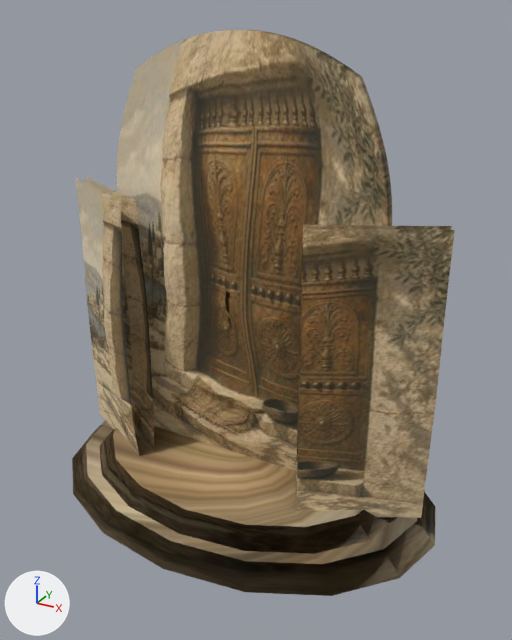
Two versions of the glTF model assets/models/scenes/to-the-ends-of-the-earth-9.glb, one commit apart.
The view is the same before and after, from a 50 mm camera at (2.09, -3.64, 3.1) aimed at (0.11, -0.04, 1.3). Arrows for +X, +Y and +Z are at lower left; the lights stay in place. The older version comes first.

Names of what the first picture shows: 'PaintingSculptureMonument'.
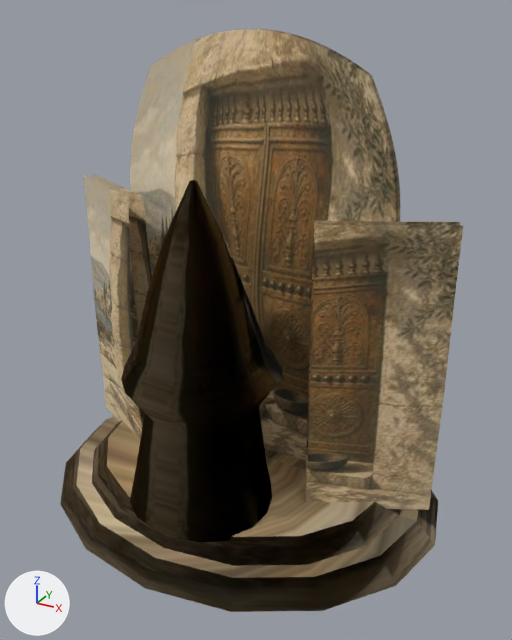
Edits to the bpy script that builds the scene:
```text
Change me_paintingsculpturemesh:
    used by ob_paintingsculpturemonument; location = (0.0, 0.0, 0.0)
    remove me_paintingsculpturemesh.from_pydata(...)  # 4470 vertices, 8612 faces; spans x -1.38..1.38, y -0.99..0.99, z 0.0..2.99
    add me_paintingsculpturemesh.from_pydata(...)  # 3934 vertices, 7552 faces; spans x -1.38..1.38, y -1.17..1.17, z 0.0..2.99
    me_paintingsculpturemesh part 1: the loose piece of 3168 vertices spanning x -1.01..1.01, y -0.25..0.18, z 0.22..2.99 is rebuilt with 2856 vertices and now spans x -1.01..1.01, y -0.1..0.31, z 0.22..2.99
    me_paintingsculpturemesh part 2: the loose piece of 308 vertices spanning x -1.25..-0.54, y -0.32..0.04, z 0.2..2.05 is rebuilt with 216 vertices and now spans x -1.31..-0.62, y -0.34..0.07, z 0.2..2.05
    me_paintingsculpturemesh part 3: the loose piece of 308 vertices spanning x -1.29..-0.6, y -0.44..-0.03, z 0.2..2.05 is rebuilt with 216 vertices and now spans x -1.27..-0.56, y -0.22..0.14, z 0.2..2.05
    me_paintingsculpturemesh part 4: the loose piece of 308 vertices spanning x 0.6..1.29, y -0.45..-0.03, z 0.2..2.05 is rebuilt with 216 vertices and now spans x 0.62..1.31, y -0.35..0.07, z 0.2..2.05
    me_paintingsculpturemesh part 5: the loose piece of 308 vertices spanning x 0.54..1.25, y -0.32..0.04, z 0.2..2.05 is rebuilt with 216 vertices and now spans x 0.56..1.27, y -0.22..0.14, z 0.2..2.05
    me_paintingsculpturemesh part 6: a new loose piece of 144 vertices spanning x -0.49..0.47, y -1.01..-0.05, z 0.24..2.26, in mat_painterlysculpturematerial (picture img_image_0)
    me_paintingsculpturemesh part 7
    56 vertices are removed from x -1.27..1.27, y -0.99..0.99, z 0.0..0.26
    96 faces are deleted
    56 vertices are added at x -1.27..1.27, y -1.17..1.17, z 0.0..0.26
    96 new faces join them
```

Pixel boxes (x1, y1, x2, y2) of what changed, in the pictures (512 x 640 px; the box of a moved part takes in the faces that stretch with it):
'PaintingSculptureMonument', reshaped: before (72, 30, 455, 596); after (60, 29, 463, 612)
part 1 of me_paintingsculpturemesh, rebuilt: before (117, 30, 392, 471); after (130, 29, 400, 461)
part 2 of me_paintingsculpturemesh, rebuilt: before (85, 177, 154, 451); after (83, 175, 142, 440)
part 3 of me_paintingsculpturemesh, rebuilt: before (76, 178, 139, 455); after (93, 174, 152, 427)
part 4 of me_paintingsculpturemesh, rebuilt: before (296, 229, 455, 518); after (306, 225, 463, 510)
part 5 of me_paintingsculpturemesh, rebuilt (mostly hidden): before (295, 224, 452, 499); after (305, 220, 460, 491)
part 6 of me_paintingsculpturemesh, added: after (121, 180, 282, 543)
part 7 of me_paintingsculpturemesh, moved or reshaped: before (72, 420, 435, 596); after (60, 416, 438, 612)
